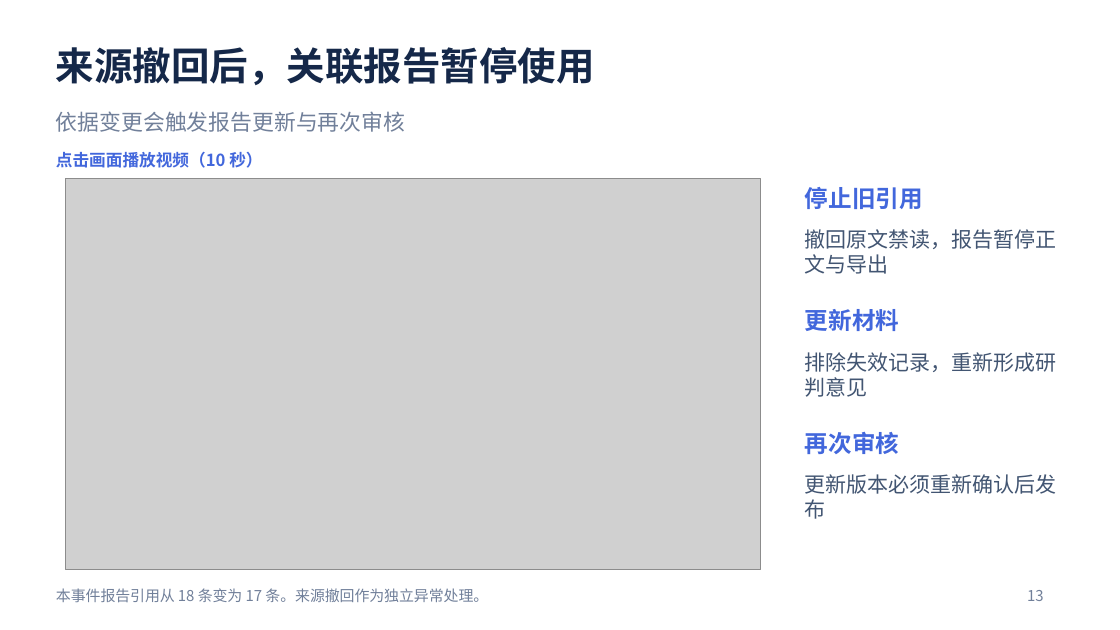
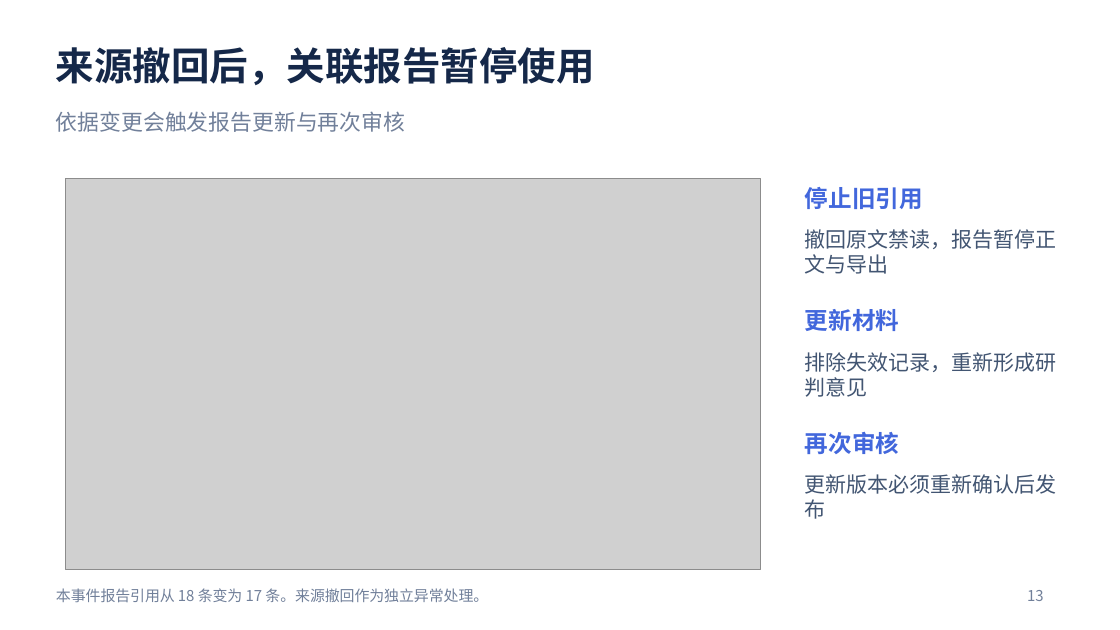
Before and after one commit to kai2dot0/aps_demp, a slide deck: slide 13 of ppt/观澜_OPC项目路演_功能分段演示版.pptx. Drawn at 1120x630 pixels with LibreOffice and Linux fonts; fonts in the diff are those of the drawing; grey boxes stand for pictures. Boxes give left, top, right and bottom in pixels: in the first picture for what was removed or moved away, otherwise in the second. Text is boxed around its words. In the diff, an @@ line names an element or a change of style, - is before the commit and + after.

```diff
--- a/ppt/观澜_OPC项目路演_功能分段演示版.pptx
+++ b/ppt/观澜_OPC项目路演_功能分段演示版.pptx
@@ text removed at (56, 152, 262, 168) @@
-点击画面播放视频（10 秒）
```
Also in this commit, not shown: 6 other slides changed.
